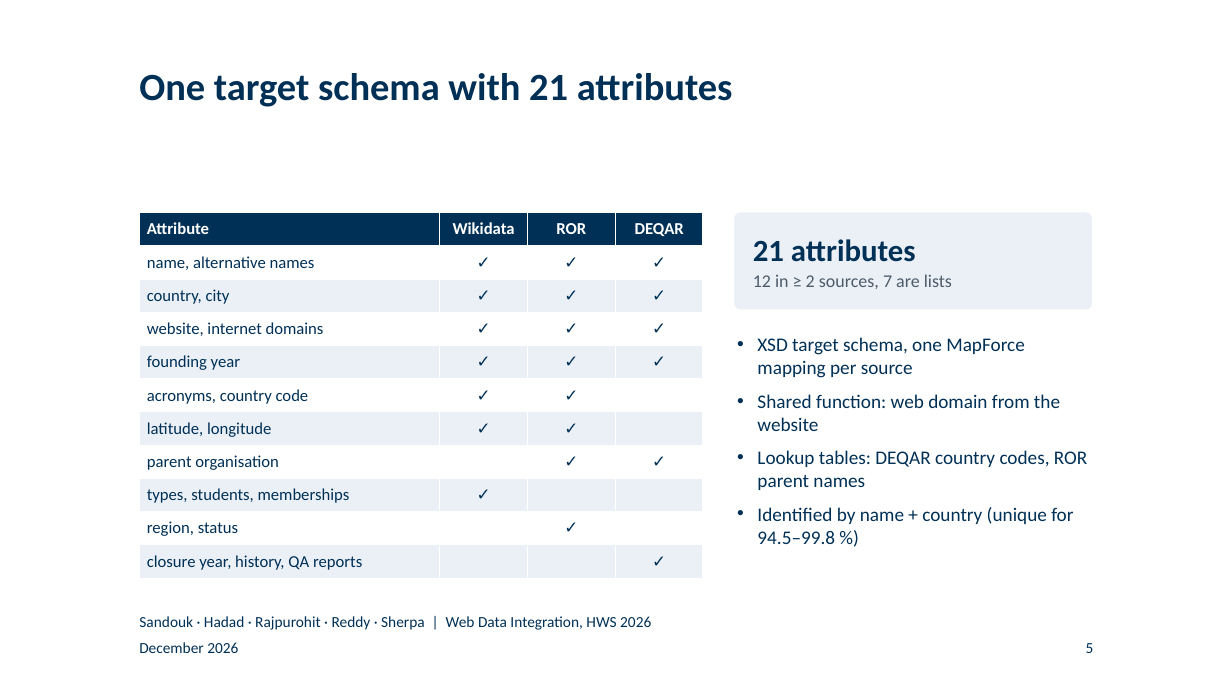
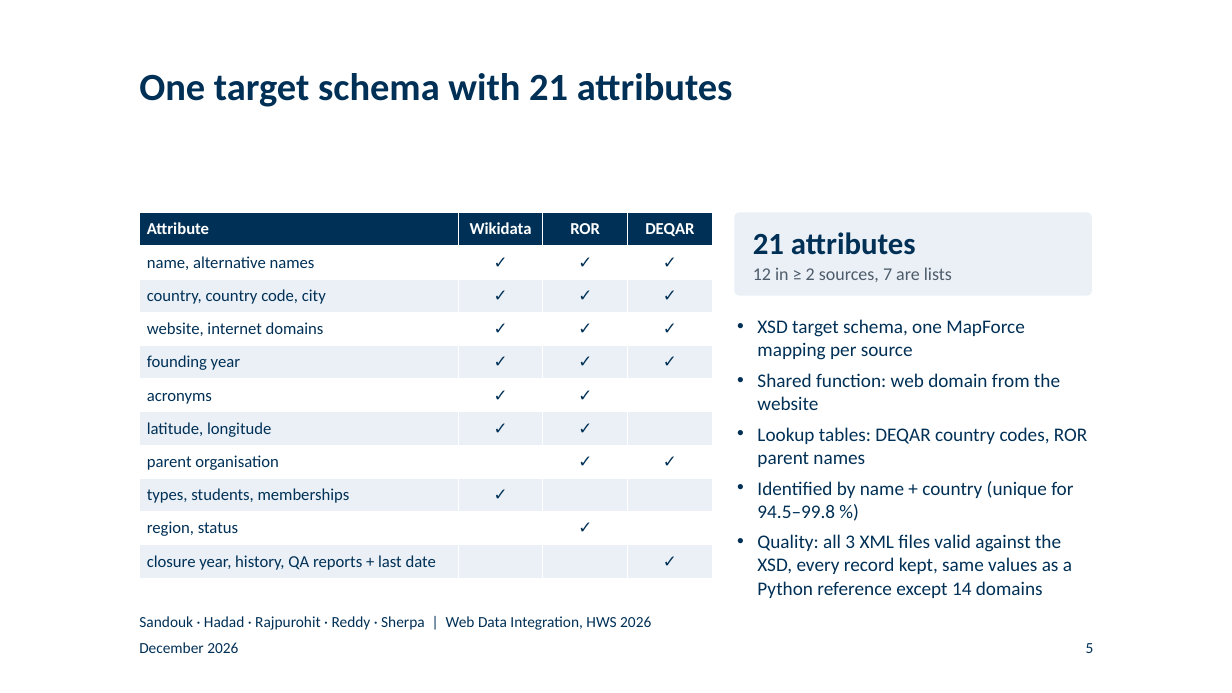
Before and after one commit to BlackSamuron0305/Web-Data-Integration-Project-HWS2026, a slide deck: slide 5 of submission/final-presentation/final_presentation.pptx. Drawn at 1232x693 pixels with LibreOffice and Linux fonts; fonts in the diff are those of the drawing; background and template pictures are left out. Boxes give left, top, right and bottom in pixels: in the first picture for what was removed or moved away, otherwise in the second. Text is boxed around its words. In the diff, an @@ line names an element or a change of style, - is before the commit and + after.

```diff
--- a/submission/final-presentation/final_presentation.pptx
+++ b/submission/final-presentation/final_presentation.pptx
@@ table at [139, 212, 713, 578] @@
-row 3, column 1: country, city
+row 3, column 1: country, country code, city
-row 6, column 1: acronyms, country code
+row 6, column 1: acronyms
-row 11, column 1: closure year, history, QA reports
+row 11, column 1: closure year, history, QA reports + last date
@@ table: place and size @@
-table at [139, 212, 703, 578]
+table at [139, 212, 713, 578]
@@ rounded rectangle: place and size @@
-rounded rectangle at [734, 212, 1092, 309]
+rounded rectangle at [734, 212, 1092, 296]
@@ text "21 attributes": place and size @@
-text "21 attributes" at [753, 274, 952, 289]
+text "21 attributes" at [753, 267, 952, 282]
@@ text "XSD target schema, one MapForce ...": place and size @@
-text "XSD target schema, one MapForce ..." at [757, 337, 1087, 544]
+text "XSD target schema, one MapForce ..." at [757, 319, 1087, 598]
@@ text at [757, 319, 1087, 518]: less space between paragraphs @@
@@ text at [757, 534, 1072, 598]: paragraph added @@
+• Quality: all 3 XML files valid against the XSD, every record kept, same values as a Python reference except 14 domains
```
Also in this commit, not shown: 15 other slides changed, 1 slide added, 16 other files.
